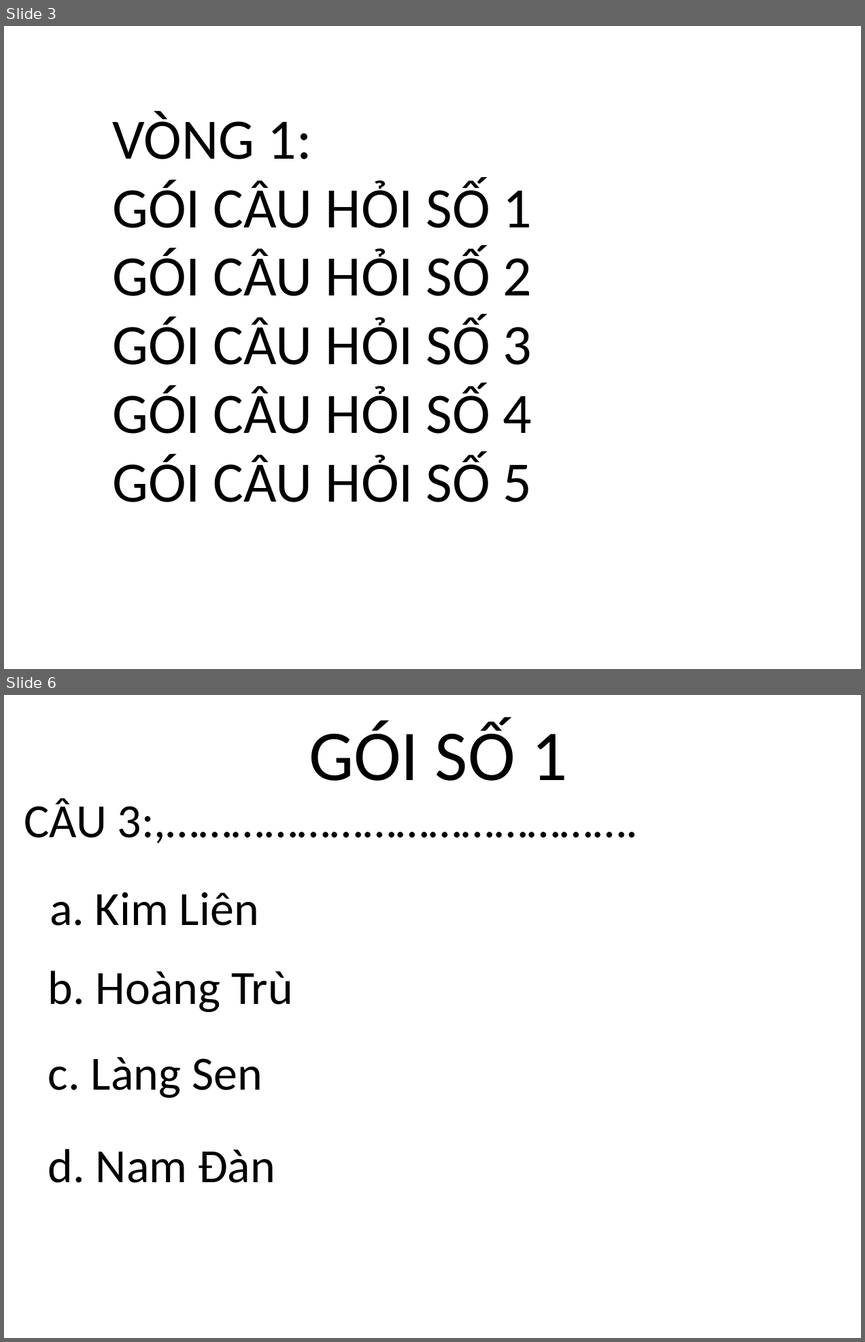
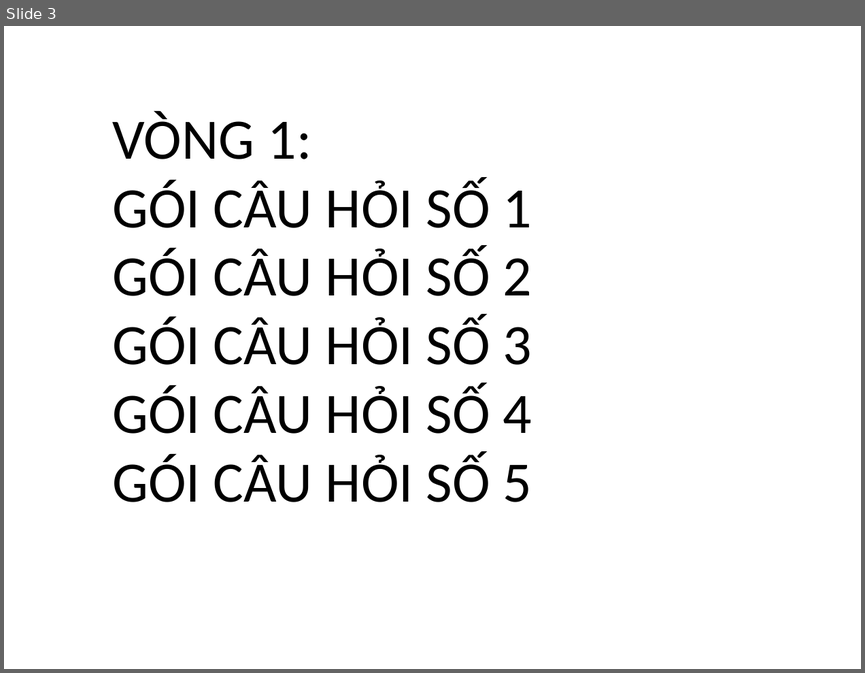
Before and after one commit to huytt/giao-an, a slide deck: hoi_thi.ppt. Shown one above the other, each under a label of ours: slides 3 and 6 before the commit, slide 3 after it; the slides between them are not shown. The pictures are 865x1342 and 865x673 pixels, drawn with LibreOffice and Linux fonts; fonts in the diff are those of the drawing; background and template pictures are left out. Boxes give left, top, right and bottom in pixels: in the first picture for what was removed or moved away, otherwise in the second. Text is boxed around its words. In the diff, an @@ line names an element or a change of style, - is before the commit and + after.

```diff
--- a/hoi_thi.ppt
+++ b/hoi_thi.ppt
@@ slide 6 removed at bbox=[4, 695, 861, 1338], background #FFFFFF @@
@@ text removed at bbox=[309, 720, 567, 781] @@
-GÓI SỐ 1
@@ text removed at bbox=[24, 798, 638, 843] @@
-CÂU 3:,…………………………………….
@@ text removed at bbox=[50, 892, 259, 926] @@
-a. Kim Liên
@@ text removed at bbox=[48, 970, 293, 1012] @@
-b. Hoàng Trù
@@ text removed at bbox=[48, 1057, 262, 1098] @@
-c. Làng Sen
@@ text removed at bbox=[48, 1149, 275, 1183] @@
-d. Nam Đàn
```
Also in this commit, not shown: 2 slides changed, 11 slides added, 3 other slides removed.
